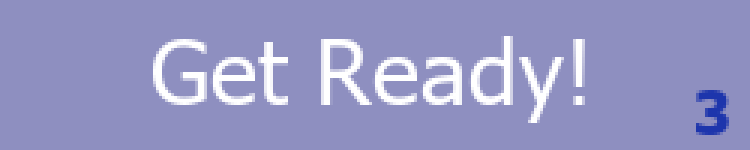
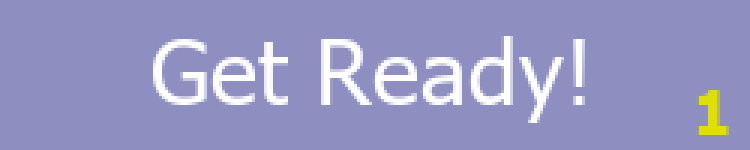
Layered file, before and after one edit (750px x 150px). Changes by layer:
renamed "3" to "1", painted on it over [696, 90, 729, 135]
